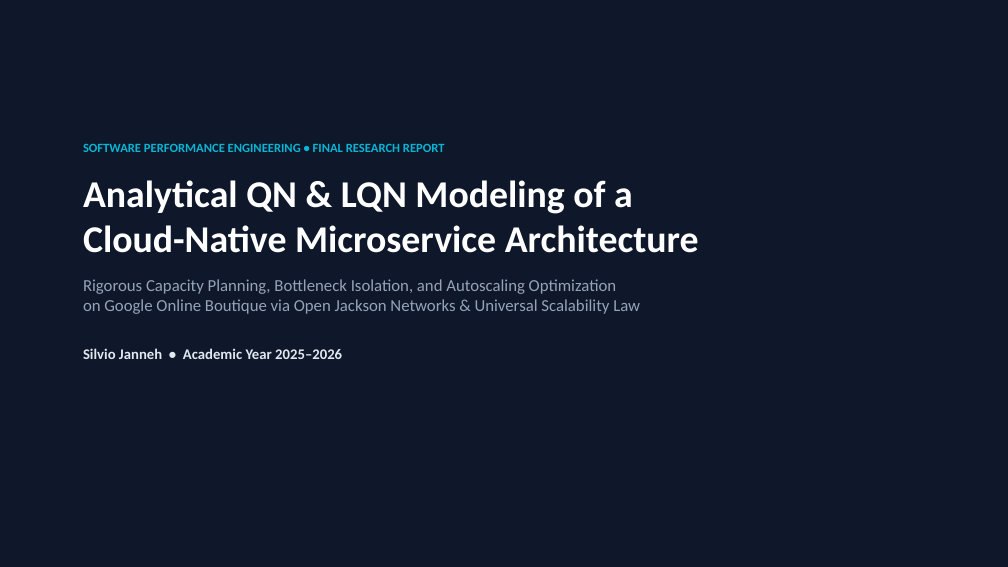
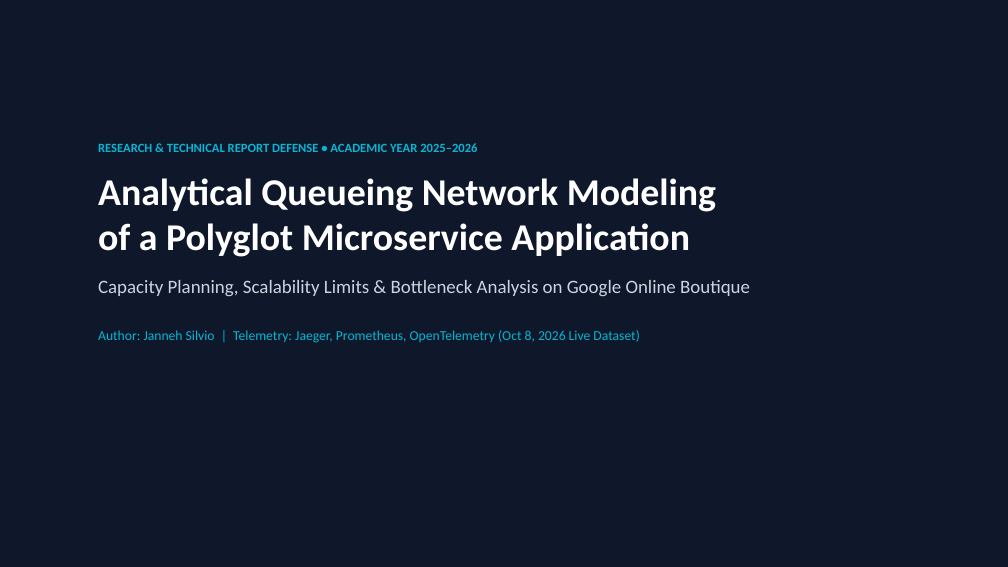
Before and after one commit to Silvio777-hub/Analytical-QN-LQN-Model-of-a-Microservice-Application, a slide deck: slide 1 of SPE_2025-26_Final_Presentation_Janneh_Silvio.pptx. Drawn at 1008x567 pixels with LibreOffice and Linux fonts; fonts in the diff are those of the drawing. Boxes give left, top, right and bottom in pixels: in the first picture for what was removed or moved away, otherwise in the second. Text is boxed around its words. In the diff, an @@ line names an element or a change of style, - is before the commit and + after.

```diff
--- a/SPE_2025-26_Final_Presentation_Janneh_Silvio.pptx
+++ b/SPE_2025-26_Final_Presentation_Janneh_Silvio.pptx
@@ text at (98, 143, 750, 343): text changed; size 16 to 13 pt; text colour #94A3B8 to #06B6D4; bold off @@
-SOFTWARE PERFORMANCE ENGINEERING • FINAL RESEARCH REPORT
-Analytical QN & LQN Modeling of a
-Cloud-Native Microservice Architecture
-Rigorous Capacity Planning, Bottleneck Isolation, and Autoscaling Optimization
-on Google Online Boutique via Open Jackson Networks & Universal Scalability Law
-Silvio Janneh • Academic Year 2025–2026
+RESEARCH & TECHNICAL REPORT DEFENSE • ACADEMIC YEAR 2025–2026
+Analytical Queueing Network Modeling
+of a Polyglot Microservice Application
+Capacity Planning, Scalability Limits & Bottleneck Analysis on Google Online Boutique
+Author: Janneh Silvio | Telemetry: Jaeger, Prometheus, OpenTelemetry (Oct 8, 2026 Live Dataset)
```
Also in this commit, not shown: 12 other slides changed, 1 other file.
